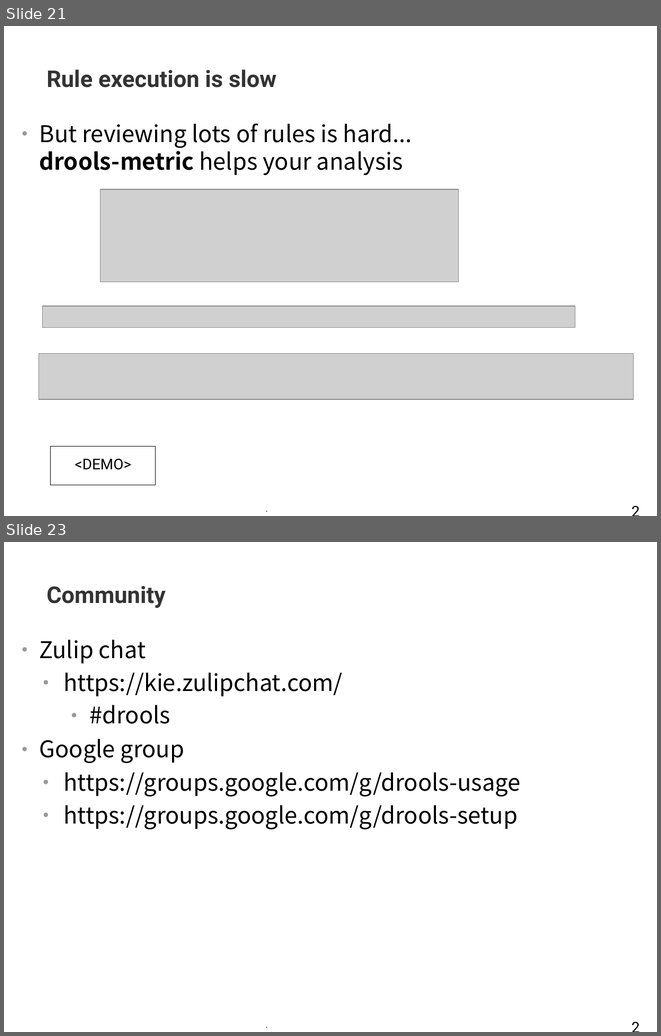
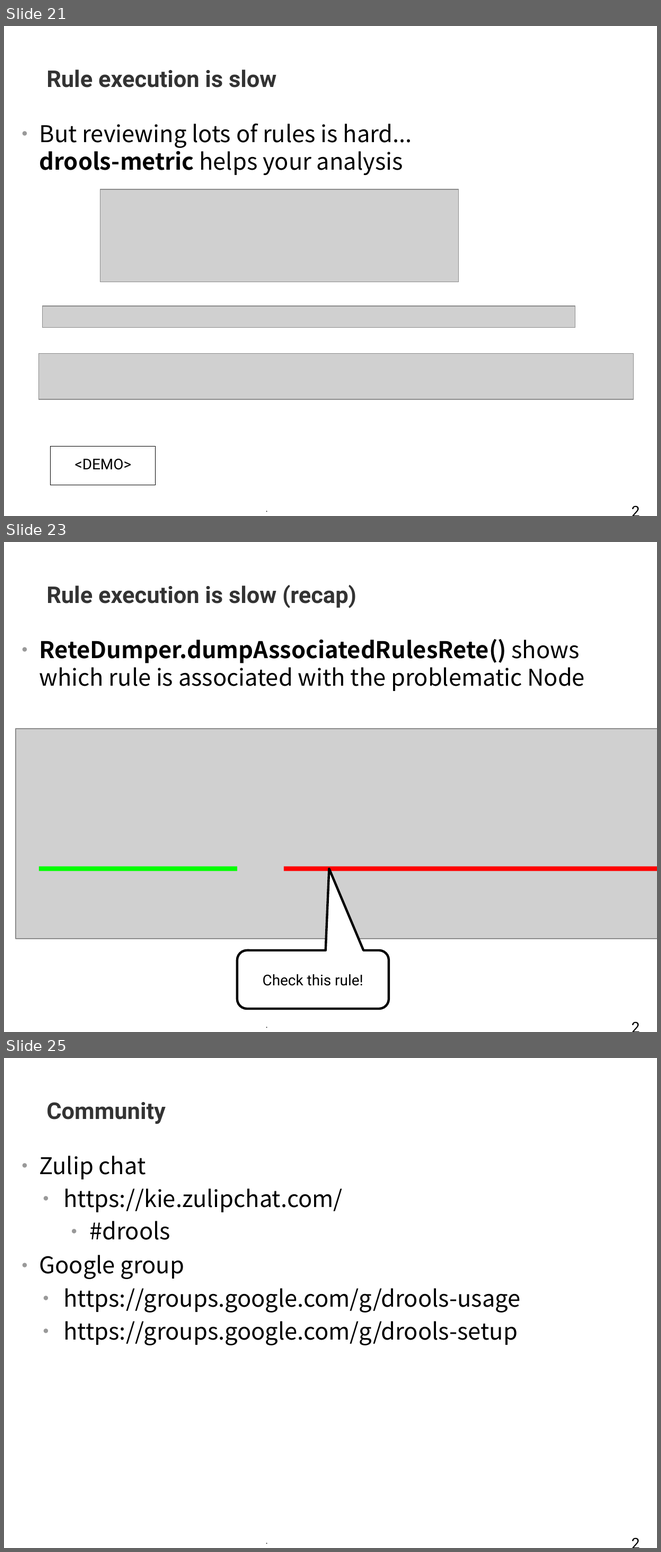
Before and after one commit to tkobayas/kie-live, a slide deck: 2021_Drools_trouble_shooting.odp. Shown one above the other, each under a label of ours: slides 21 and 23 before the commit, slides 21, 23 and 25 after it; the slides between them are not shown. The pictures are 661x1036 and 661x1552 pixels, drawn with LibreOffice and Linux fonts; fonts in the diff are those of the drawing; grey boxes stand for pictures; background and template pictures are left out. Boxes give left, top, right and bottom in pixels: in the first picture for what was removed or moved away, otherwise in the second. Text is boxed around its words. In the diff, an @@ line names an element or a change of style, - is before the commit and + after.

```diff
--- a/2021_Drools_trouble_shooting.odp
+++ b/2021_Drools_trouble_shooting.odp
@@ slide 23 added at <box>4,542,657,1032</box>, background #FFFFFF; not listed: 2 template elements that a slide beside it also shows @@
@@ title added at <box>46,585,356,608</box>, 28 pt, text #333333, bold @@
+Rule execution is slow (recap)
@@ text added at <box>40,639,585,691</box>, 28 pt, text #000000 @@
+● ReteDumper.dumpAssociatedRulesRete() shows which rule is associated with the problematic Node
@@ picture added at <box>16,729,657,938</box> @@
@@ line added from (39, 868) to (237, 868), #00FF00 5.67 pt @@
@@ line added from (284, 868) to (657, 868), #FF0000 5.67 pt @@
@@ rounded speech box added at <box>237,950,389,1008</box>, fill #FFFFFF, outline #000000 2.83 pt, 18 pt, text #000000 @@
+Check this rule!
@@ what was slide 23 is now slide 25 @@
```
Also in this commit, not shown: 2 slides changed, 1 other slide added, 6 other files.
